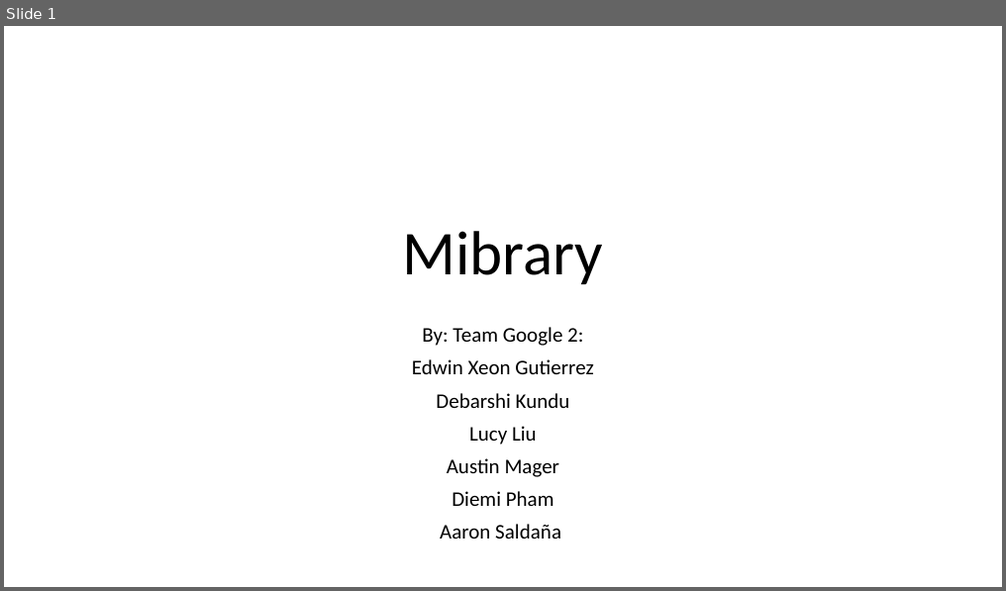
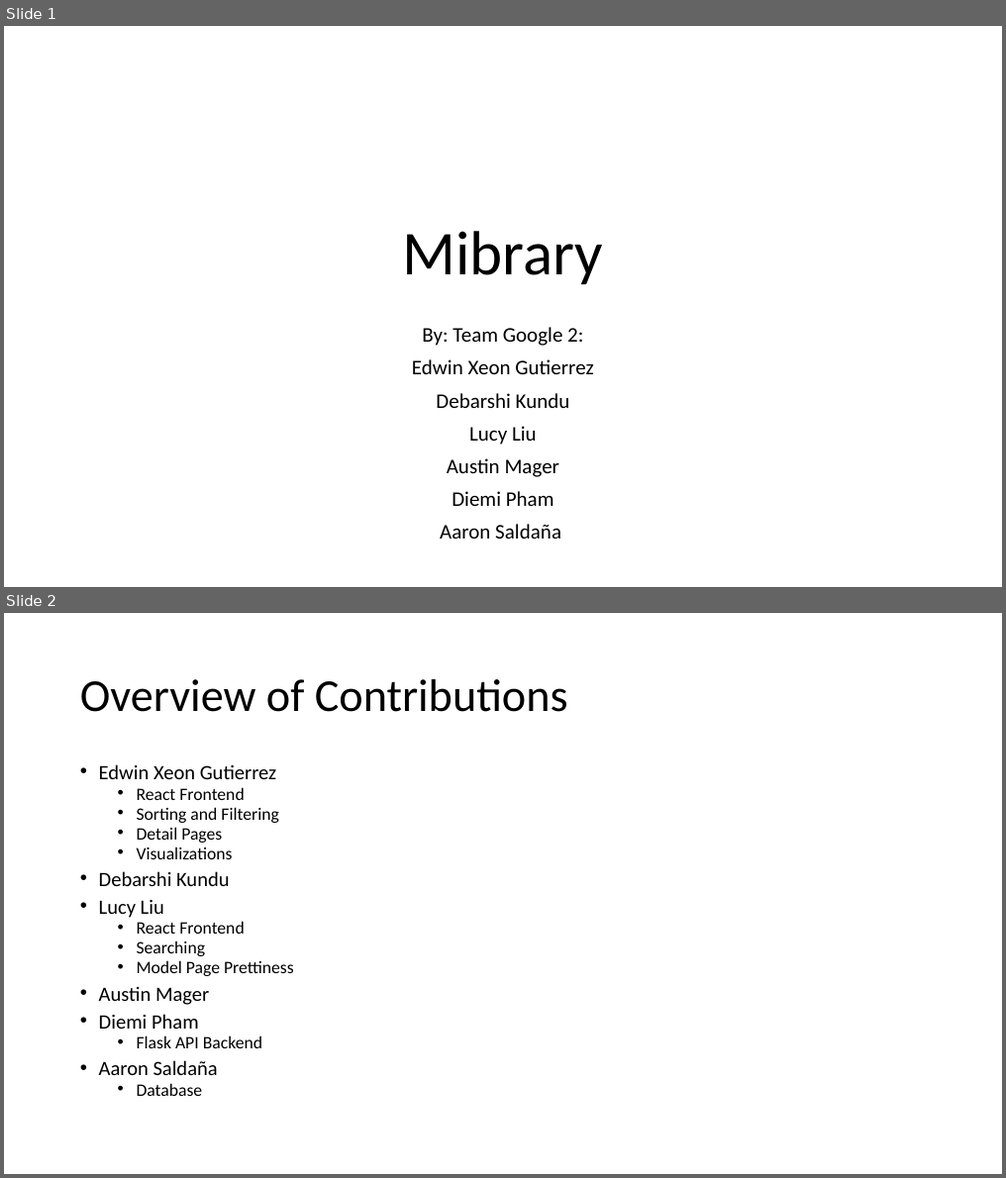
Before and after one commit to pdiemi/mibrary, a slide deck: Mibrary.pptx. Shown one above the other, each under a label of ours: slide 1 before the commit, slides 1 and 2 after it. The pictures are 1006x591 and 1006x1178 pixels, drawn with LibreOffice and Linux fonts; fonts in the diff are those of the drawing. Boxes give left, top, right and bottom in pixels: in the first picture for what was removed or moved away, otherwise in the second. Text is boxed around its words. In the diff, an @@ line names an element or a change of style, - is before the commit and + after.

```diff
--- a/Mibrary.pptx
+++ b/Mibrary.pptx
@@ slide 2 added at bbox=[4, 613, 1002, 1174], background #FFFFFF @@
@@ title added at bbox=[80, 679, 568, 712], 44 pt, text #000000 @@
+Overview of Contributions
@@ text added at bbox=[99, 764, 294, 1096], 16.8 pt, text #000000 @@
+• Edwin Xeon Gutierrez
+  • React Frontend
+  • Sorting and Filtering
+  • Detail Pages
+  • Visualizations
+• Debarshi Kundu
+• Lucy Liu
+  • React Frontend
+  • Searching
+  • Model Page Prettiness
+• Austin Mager
+• Diemi Pham
+  • Flask API Backend
+• Aaron Saldaña
+  • Database
```
Also in this commit, not shown: 5 other slides added, 1 slide removed, 3 other files.
